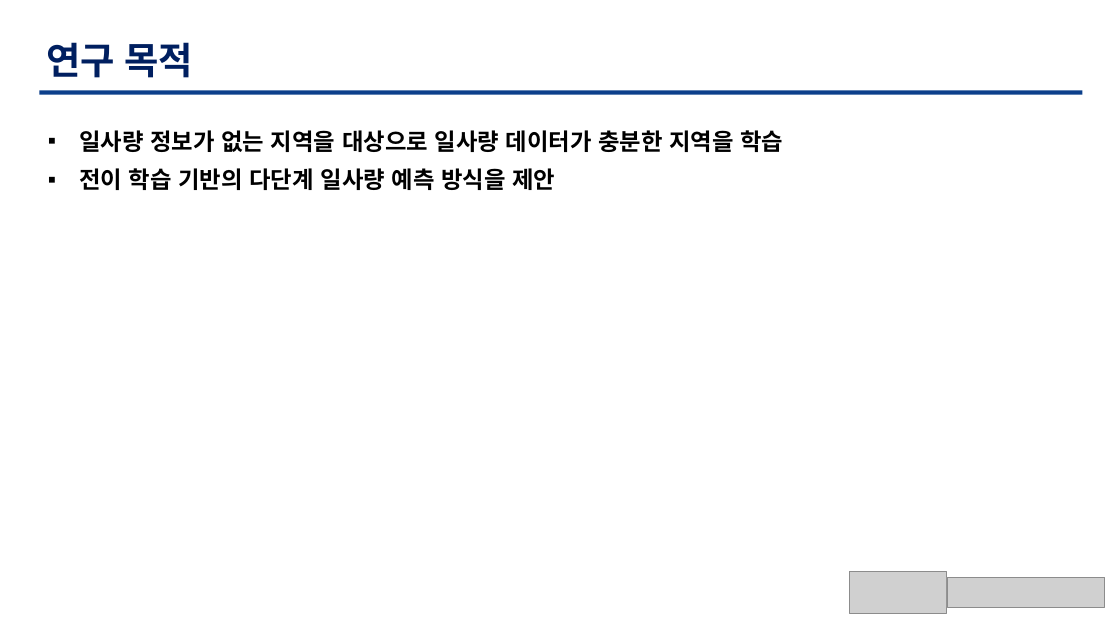
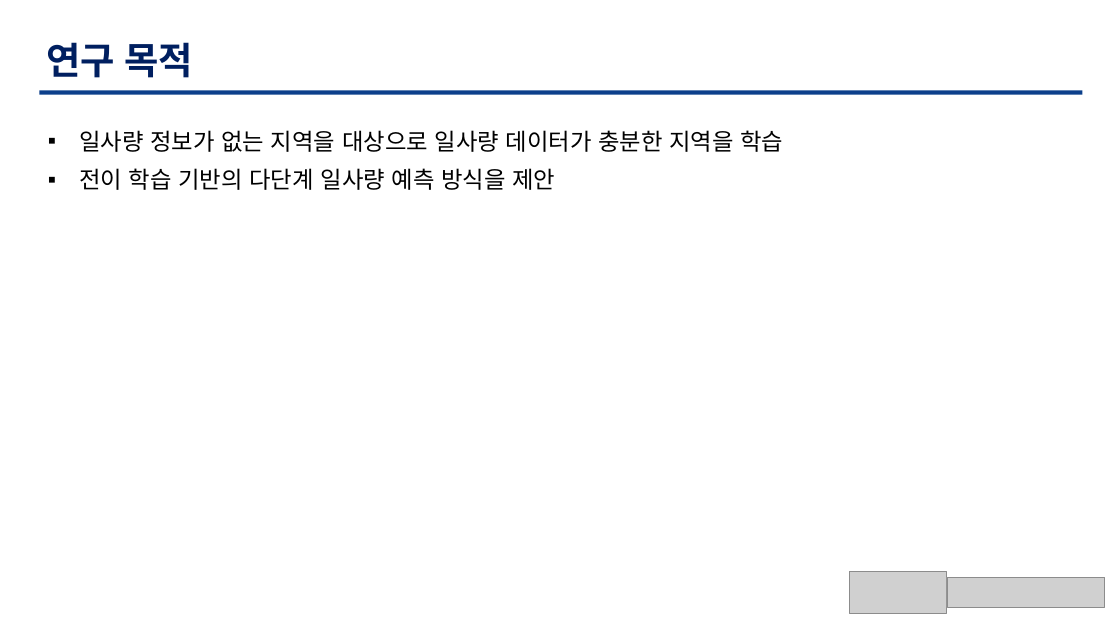
Before and after one commit to TaegyuHan/Solar_radiation_prediction_model, a slide deck: slide 8 of KICS_PT/[KICS] 모델 poster.pptx (slide 7 before the commit). Drawn at 1120x630 pixels with LibreOffice and Linux fonts; fonts in the diff are those of the drawing; grey boxes stand for pictures. Boxes give left, top, right and bottom in pixels: in the first picture for what was removed or moved away, otherwise in the second. Text is boxed around its words. In the diff, an @@ line names an element or a change of style, - is before the commit and + after.

```diff
--- a/KICS_PT/[KICS] 모델 poster.pptx
+++ b/KICS_PT/[KICS] 모델 poster.pptx
@@ text "일사량 정보가 없는 지역을 대상으로 ..." at box(79, 130, 783, 190): bold off @@
```
Also in this commit, not shown: 10 other slides changed, 1 slide added.
